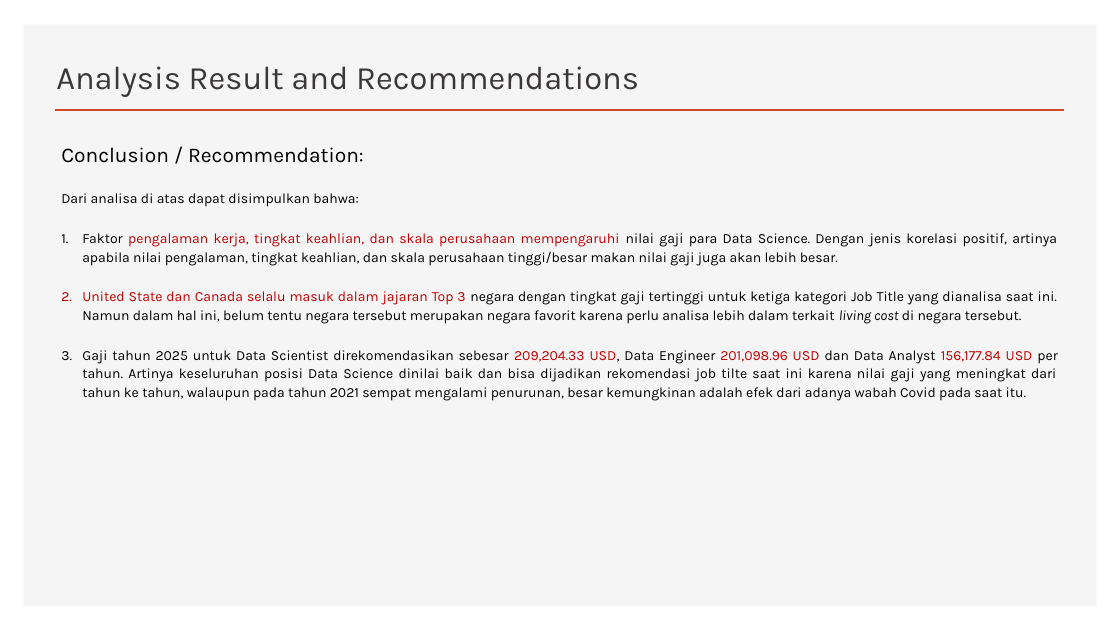
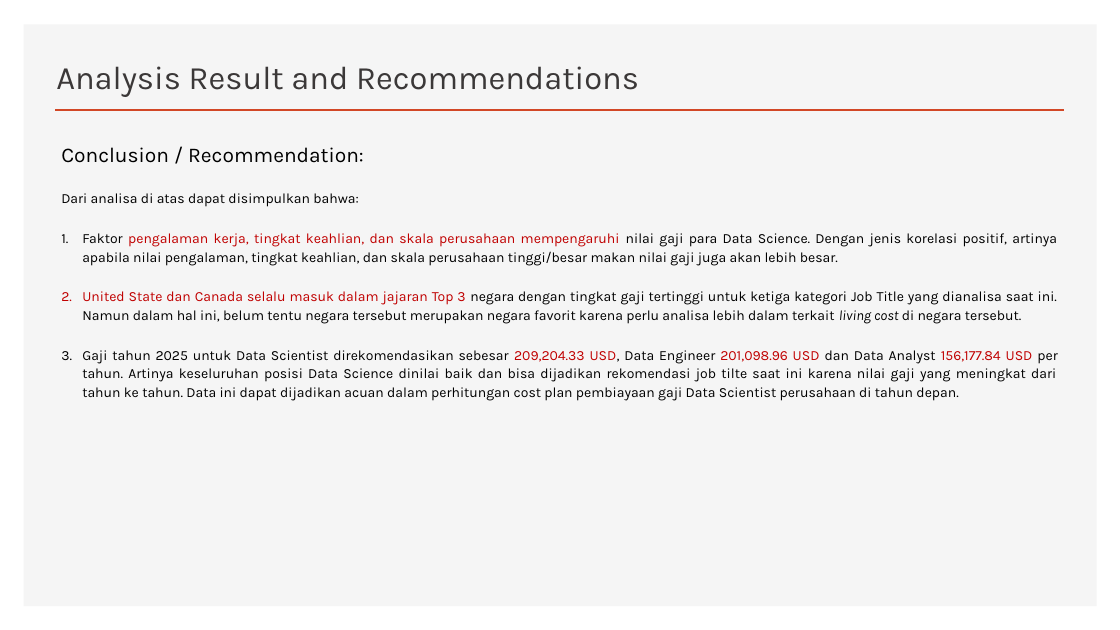
Before and after one commit to CODA-Assignment-Bay/p1-coda001-rmt-m2-lusitaniarc, a slide deck: slide 13 of P1M2_lusitania.pptx. Drawn at 1120x630 pixels with LibreOffice and Linux fonts; fonts in the diff are those of the drawing. Boxes give left, top, right and bottom in pixels: in the first picture for what was removed or moved away, otherwise in the second. Text is boxed around its words. In the diff, an @@ line names an element or a change of style, - is before the commit and + after.

```diff
--- a/P1M2_lusitania.pptx
+++ b/P1M2_lusitania.pptx
@@ text at [82,350,1057,401]: text changed @@
-3. Gaji tahun 2025 untuk Data Scientist direkomendasikan sebesar 209,204.33 USD, Data Engineer 201,098.96 USD dan Data Analyst 156,177.84 USD per tahun. Artinya keseluruhan posisi Data Science dinilai baik dan bisa dijadikan rekomendasi job tilte saat ini karena nilai gaji yang meningkat dari tahun ke tahun, walaupun pada tahun 2021 sempat mengalami penurunan, besar kemungkinan adalah efek dari adanya wabah Covid pada saat itu.
+3. Gaji tahun 2025 untuk Data Scientist direkomendasikan sebesar 209,204.33 USD, Data Engineer 201,098.96 USD dan Data Analyst 156,177.84 USD per tahun. Artinya keseluruhan posisi Data Science dinilai baik dan bisa dijadikan rekomendasi job tilte saat ini karena nilai gaji yang meningkat dari tahun ke tahun. Data ini dapat dijadikan acuan dalam perhitungan cost plan pembiayaan gaji Data Scientist perusahaan di tahun depan.
```
Also in this commit, not shown: 2 other slides changed, 2 other files.
